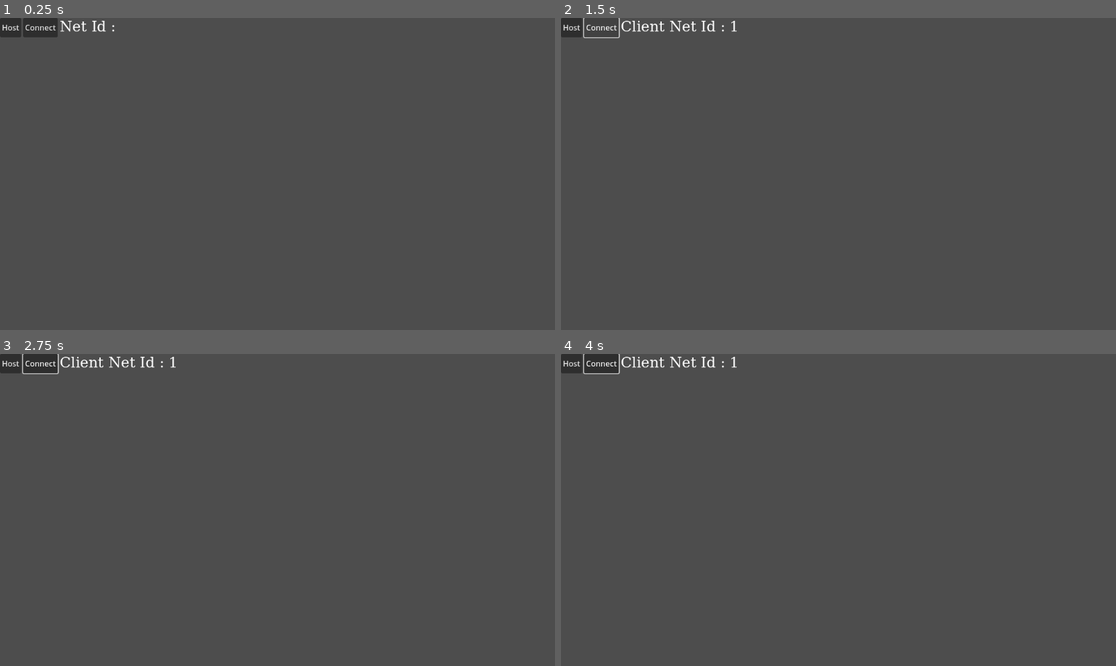
Above: before the commit, frames 1-4 (two rows, left to right).
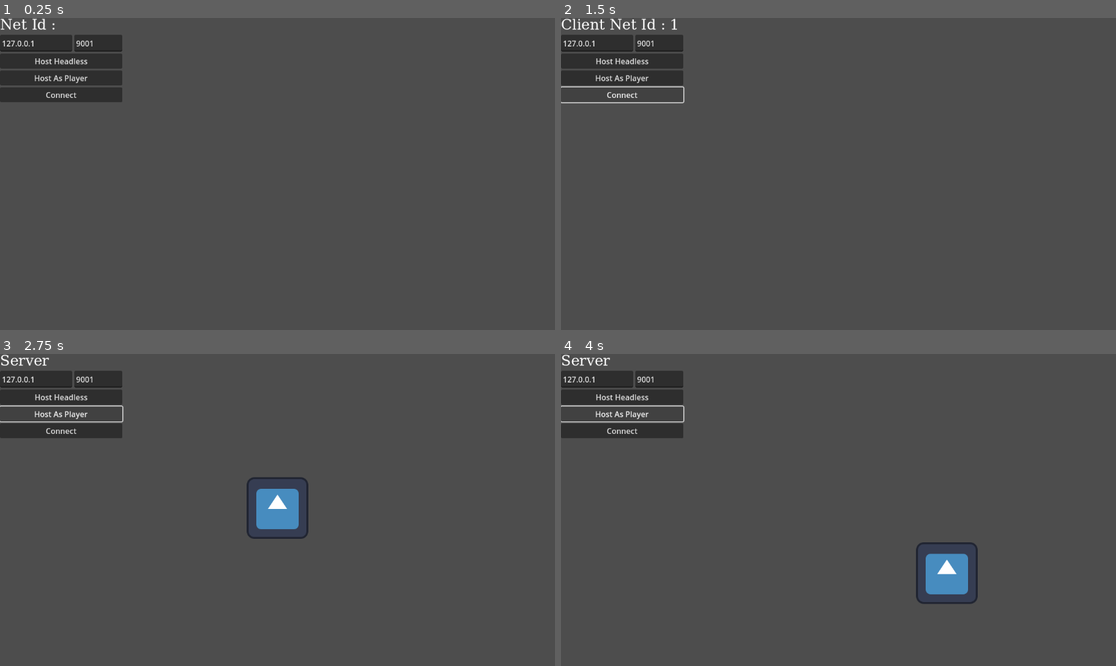
Above: after the commit, the same moments.

Repository: elnachoes/SpawnerSyncerSandbox
Game: Godot game, scene res://game.tscn
The game is run twice, just before and just after one commit, with the same random seed, the same clock (stepped at 60 frames per second) and the same inputs. The engine's default icon, where the game draws it, is replaced by a stand-in: a white triangle on a blue panel in a dark square.
Inputs (mouse positions are in pixels of both pictures, inside the frame that each line leads up to):
- Up to frame 1 (0.25 s): no input
- Up to frame 2 (1.5 s): click "Host" (after the commit: "Host Headless") at 0.5 s; click "Connect" at 1.25 s
- Up to frame 3 (2.75 s): click (61, 413) at 2 s, where only the run after the commit has a clickable "Host As Player"
- Up to frame 4 (4 s): hold D (right) 2.78-3.53 s; hold S (down) from 3.53 s (still down)

The runs differ from the first frame. In frame 1, 4.7% of the frame differs, in the area x 0-23%, y 0-27%; in frame 2, 4.0%; in frame 3, 5.4%; in frame 4, 5.4%, in the area x 0-76%, y 0-81%.

Commit message:
the server can now host as a player but the architecture is still server authoritive

Diff:
--- a/Player.gd
+++ b/Player.gd
@@ -4,15 +4,22 @@
 
 var assigned_net_id = 0
 
+func is_controlled_by_server() -> bool : return multiplayer.is_server() and assigned_net_id == 1
+
 func _physics_process(_delta):
 	# if the player is a client send the input to server and it will handle movement
 	# the changing position will come back through the synchronizer
-	if not multiplayer.is_server():
-		handle_input.rpc_id(1, Vector2(Input.get_axis("left", "right"), Input.get_axis("up", "down")))
-	move_and_slide()
+	var input_direction = Vector2(Input.get_axis("left", "right"), Input.get_axis("up", "down"))
+
+	if is_controlled_by_server():
+		handle_input(input_direction)
+
+	if multiplayer.is_server():
+		move_and_slide()
+	else:
+		handle_input.rpc_id(1, input_direction)
 
 @rpc("any_peer", "call_remote", "unreliable")
-func handle_input(dierection : Vector2):
-	# when the client sends input
-	if assigned_net_id == multiplayer.get_remote_sender_id():
-		velocity = dierection.normalized() * SPEED
+func handle_input(input_direction : Vector2):
+	if multiplayer.get_remote_sender_id() == assigned_net_id or is_controlled_by_server():
+		velocity = input_direction.normalized() * SPEED
--- a/game.gd
+++ b/game.gd
@@ -4,10 +4,10 @@
 @onready var player_spawn_location = $"PlayerSpawnLocation"
 @onready var player_spawn = $"PlayerSpawn"
 @onready var net_id_label = $"ConnectionMenu/HBoxContainer/NetIdLabel"
+@onready var ip_address_input = $"ConnectionMenu/HBoxContainer/VBoxContainer/IpAddress"
+@onready var port_input = $"ConnectionMenu/HBoxContainer/VBoxContainer/Port"
 
-const PORT = 9009
-const IP_ADDRESS = "127.0.0.1"
-const MAX_CLIENTS = 3
+const MAX_CLIENTS = 4
 
 var player_scene = load("res://player.tscn")
 
@@ -20,24 +20,13 @@
 # setup a server and the nessesary events and set the label text
 func create_server():
 	var peer = ENetMultiplayerPeer.new()
-	peer.create_server(PORT, MAX_CLIENTS)
+	peer.create_server(int(port_input.text), MAX_CLIENTS)
 	multiplayer.multiplayer_peer = peer
 	multiplayer.peer_connected.connect(handle_client_connected)
 	multiplayer.peer_disconnected.connect(handle_client_disconnected)
 	net_id_label.text = "Server"
 
-func _on_host_button_pressed():
-	create_server();
-
-# create client and set label text
-func _on_connect_button_pressed():
-	var peer = ENetMultiplayerPeer.new()
-	peer.create_client(IP_ADDRESS, PORT)
-	multiplayer.multiplayer_peer = peer
-	net_id_label.text = "Client Net Id : %s" % multiplayer.get_unique_id()
-
-# whenever a client connects spawn a new player
-func handle_client_connected(id : int):
+func create_player(id : int):
 	var player = player_scene.instantiate()
 	players.append(player)
 	player.name = "player_%s" % id
@@ -45,7 +34,27 @@
 	player.position = player_spawn_location.position
 	player_spawn.call_deferred("add_child", player)
 
+func _on_host_button_pressed():
+	create_server()
+
+# create client and set label text
+func _on_connect_button_pressed():
+	var peer = ENetMultiplayerPeer.new()
+	peer.create_client(ip_address_input.text, int(port_input.text))
+	multiplayer.multiplayer_peer = peer
+	net_id_label.text = "Client Net Id : %s" % multiplayer.get_unique_id()
+
+func _on_host_as_player_pressed():
+	create_server()
+	create_player(1)
+
+# whenever a client connects spawn a new player
+# this will only ever be called on the server
+func handle_client_connected(id : int):
+	create_player(id)
+
 # whenever a client disconnects remove that player
+# this will only ever be called on the server
 func handle_client_disconnected(id : int):
 	if multiplayer.is_server():
 		for player in players:
--- a/game.tscn
+++ b/game.tscn
@@ -47,23 +47,43 @@
 grow_vertical = 2
 metadata/_edit_use_anchors_ = true
 
-[node name="HBoxContainer" type="HBoxContainer" parent="ConnectionMenu"]
+[node name="HBoxContainer" type="VBoxContainer" parent="ConnectionMenu"]
 layout_mode = 0
 offset_right = 40.0
 offset_bottom = 40.0
-
-[node name="HostButton" type="Button" parent="ConnectionMenu/HBoxContainer"]
-layout_mode = 2
-text = "Host"
-
-[node name="ConnectButton" type="Button" parent="ConnectionMenu/HBoxContainer"]
-layout_mode = 2
-text = "Connect"
 
 [node name="NetIdLabel" type="Label" parent="ConnectionMenu/HBoxContainer"]
 layout_mode = 2
 theme = SubResource("Theme_4inoc")
 text = "Net Id :"
+
+[node name="VBoxContainer" type="HBoxContainer" parent="ConnectionMenu/HBoxContainer"]
+layout_mode = 2
+
+[node name="IpAddress" type="TextEdit" parent="ConnectionMenu/HBoxContainer/VBoxContainer"]
+custom_minimum_size = Vector2(150, 35)
+layout_mode = 2
+text = "127.0.0.1"
+placeholder_text = "IpAddress"
+
+[node name="Port" type="TextEdit" parent="ConnectionMenu/HBoxContainer/VBoxContainer"]
+custom_minimum_size = Vector2(100, 30)
+layout_mode = 2
+text = "9001"
+placeholder_text = "Port
+"
+
+[node name="HostButton" type="Button" parent="ConnectionMenu/HBoxContainer"]
+layout_mode = 2
+text = "Host Headless"
+
+[node name="HostAsPlayer" type="Button" parent="ConnectionMenu/HBoxContainer"]
+layout_mode = 2
+text = "Host As Player"
+
+[node name="ConnectButton" type="Button" parent="ConnectionMenu/HBoxContainer"]
+layout_mode = 2
+text = "Connect"
 
 [node name="MultiplayerSpawner" type="MultiplayerSpawner" parent="."]
 _spawnable_scenes = PackedStringArray("res://player.tscn")
@@ -75,4 +95,5 @@
 position = Vector2(576, 320)
 
 [connection signal="pressed" from="ConnectionMenu/HBoxContainer/HostButton" to="." method="_on_host_button_pressed"]
+[connection signal="pressed" from="ConnectionMenu/HBoxContainer/HostAsPlayer" to="." method="_on_host_as_player_pressed"]
 [connection signal="pressed" from="ConnectionMenu/HBoxContainer/ConnectButton" to="." method="_on_connect_button_pressed"]
--- a/player.tscn
+++ b/player.tscn
@@ -1,6 +1,6 @@
-[gd_scene load_steps=5 format=3 uid="uid://e35a8o6mfrrk"]
+[gd_scene load_steps=5 format=3 uid="uid://ft1n2pqhd4o2"]
 
-[ext_resource type="Script" path="res://Player.gd" id="1_agvp2"]
+[ext_resource type="Script" path="res://player.gd" id="1_kc5oc"]
 [ext_resource type="Texture2D" uid="uid://de2ox2pf1438u" path="res://player_1_icon.svg" id="2_l845m"]
 
 [sub_resource type="CircleShape2D" id="CircleShape2D_h6gf5"]
@@ -11,7 +11,7 @@
 properties/0/sync = true
 
 [node name="Player" type="CharacterBody2D"]
-script = ExtResource("1_agvp2")
+script = ExtResource("1_kc5oc")
 
 [node name="Sprite2D" type="Sprite2D" parent="."]
 texture = ExtResource("2_l845m")
